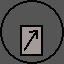
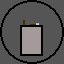
Layer changes from the first 64px x 64px image to the second:
pixels changed over [23, 20, 39, 51] (layer not identified)
